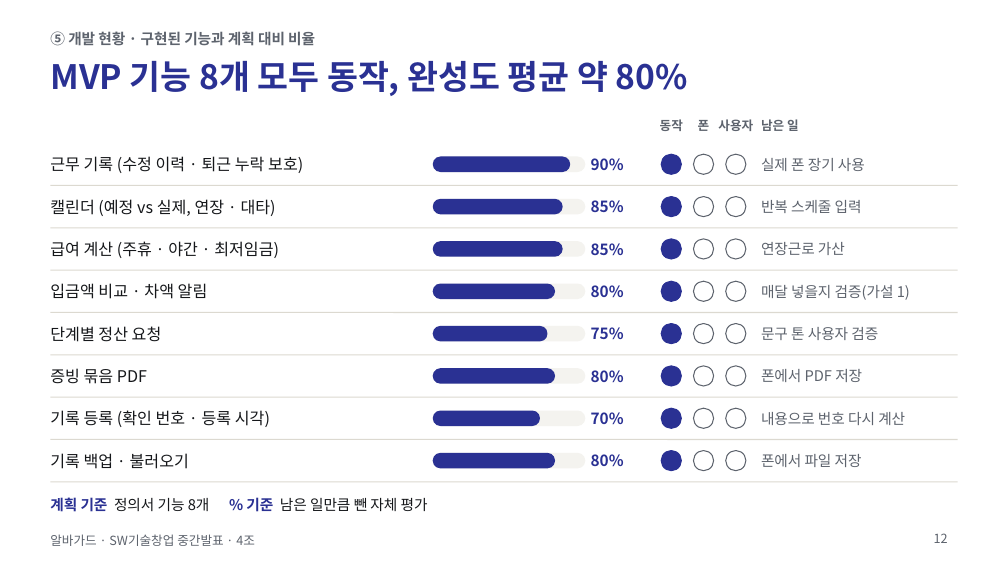
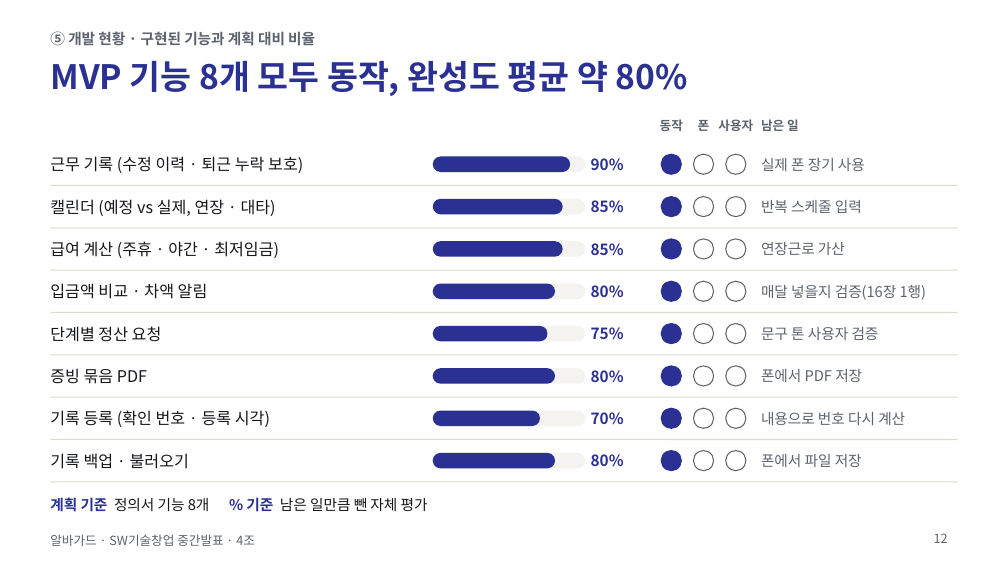
Before and after one commit to jihooni217/albaguard, a slide deck: slide 12 of docs/06_중간발표_PPT.pptx. Drawn at 1008x567 pixels with LibreOffice and Linux fonts; fonts in the diff are those of the drawing. Boxes give left, top, right and bottom in pixels: in the first picture for what was removed or moved away, otherwise in the second. Text is boxed around its words. In the diff, an @@ line names an element or a change of style, - is before the commit and + after.

```diff
--- a/docs/06_중간발표_PPT.pptx
+++ b/docs/06_중간발표_PPT.pptx
@@ text at (x1=761, y1=285, x2=927, y2=300): text changed @@
-매달 넣을지 검증(가설 1)
+매달 넣을지 검증(16장 1행)
```
Also in this commit, not shown: 8 other slides changed, 1 other file.
